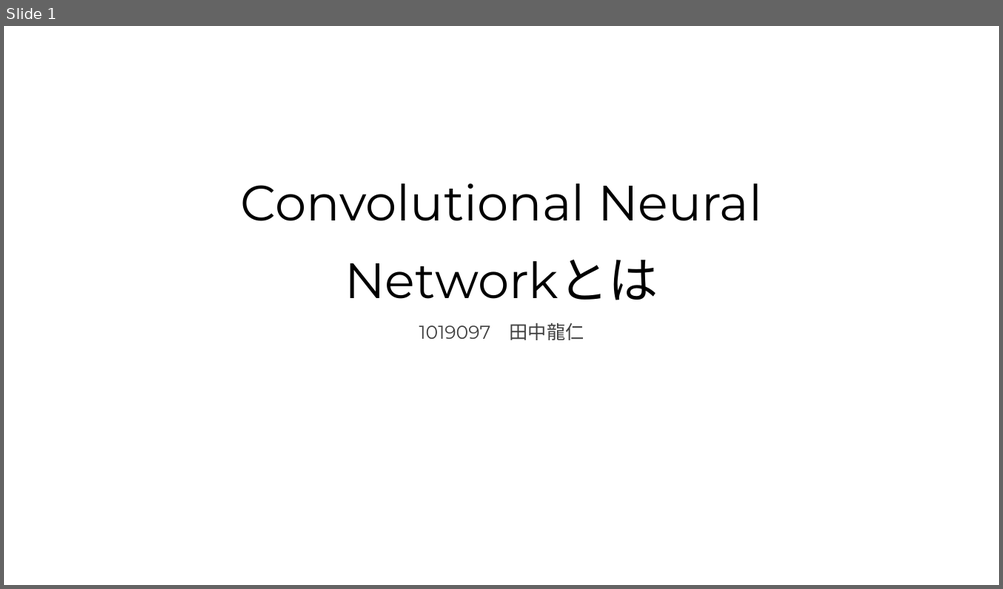
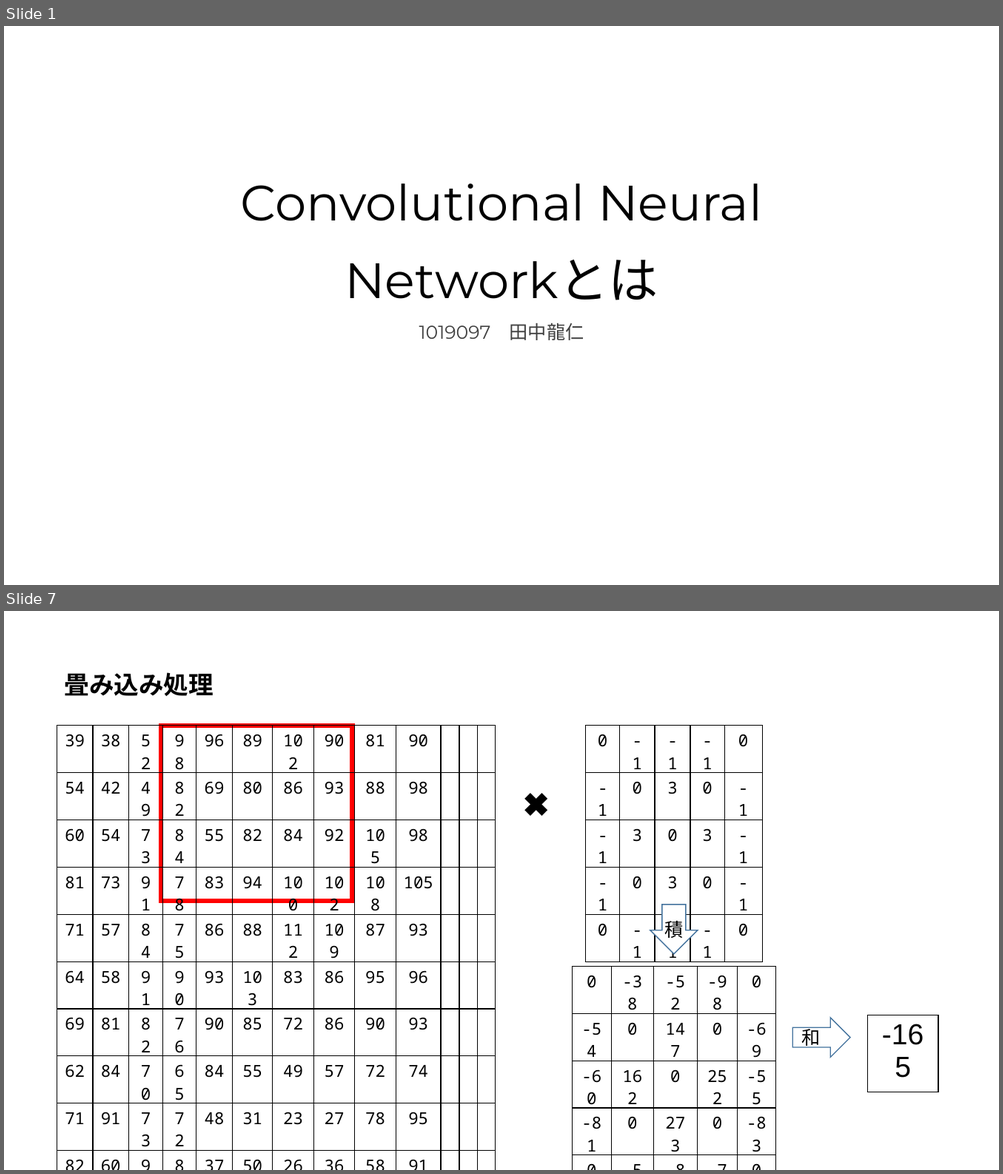
Before and after one commit to Harrry1206/-Graduation-research2, a slide deck: Convolutional Neural Networkとは.pptx. Shown one above the other, each under a label of ours: slide 1 before the commit, slides 1 and 7 after it; the slides between them are not shown. The pictures are 1003x589 and 1003x1174 pixels, drawn with LibreOffice and Linux fonts; fonts in the diff are those of the drawing. Boxes give left, top, right and bottom in pixels: in the first picture for what was removed or moved away, otherwise in the second. Text is boxed around its words. In the diff, an @@ line names an element or a change of style, - is before the commit and + after.

```diff
--- a/Convolutional Neural Networkとは.pptx
+++ b/Convolutional Neural Networkとは.pptx
@@ slide 7 added at [4,611,999,1170], background #FFFFFF @@
@@ title added at [64,672,213,696], 24 pt, text #000000, bold @@
+畳み込み処理
@@ table added at [57,726,494,1134], 13 rows, 13 columns @@
+39 | 38 | 52 | 98 | 96 | 89 | 102 | 90 | 81 | 90 |  |  | 
+54 | 42 | 49 | 82 | 69 | 80 | 86 | 93 | 88 | 98 |  |  | 
+60 | 54 | 73 | 84 | 55 | 82 | 84 | 92 | 105 | 98 |  |  | 
+81 | 73 | 91 | 78 | 83 | 94 | 100 | 102 | 108 | 105 |  |  | 
+71 | 57 | 84 | 75 | 86 | 88 | 112 | 109 | 87 | 93 |  |  | 
+64 | 58 | 91 | 90 | 93 | 103 | 83 | 86 | 95 | 96 |  |  | 
+69 | 81 | 82 | 76 | 90 | 85 | 72 | 86 | 90 | 93 |  |  | 
+62 | 84 | 70 | 65 | 84 | 55 | 49 | 57 | 72 | 74 |  |  | 
+71 | 91 | 73 | 72 | 48 | 31 | 23 | 27 | 78 | 95 |  |  | 
+82 | 60 | 90 | 89 | 37 | 50 | 26 | 36 | 58 | 91 |  |  | 
+ |  |  |  |  |  |  |  |  |  |  |  | 
+ |  |  |  |  |  |  |  |  |  |  |  | 
+ |  |  |  |  |  |  |  |  |  |  |  | 
@@ rectangle added at [161,726,353,902], outline #FF0000 4.5 pt @@
@@ table added at [585,726,762,1159], 5 rows, 5 columns @@
+0 | - 1 | - 1 | - 1 | 0
+- 1 | 0 | 3 | 0 | - 1
+- 1 | 3 | 0 | 3 | - 1
+- 1 | 0 | 3 | 0 | - 1
+0 | - 1 | - 1 | - 1 | 0
@@ text added at [516,780,558,827], 32 pt, text #000000, bold @@
+✖
@@ down arrow added at [650,905,698,954], fill #FFFFFF, outline #43739E 1 pt, 18 pt, text #FFFFFF @@
+wa
@@ text added at [664,920,683,938], 18 pt, text #000000 @@
+積
@@ table added at [572,967,776,1133], 5 rows, 5 columns @@
+0 | -38 | -52 | -98 | 0
+-54 | 0 | 147 | 0 | -69
+-60 | 162 | 0 | 252 | -55
+-81 | 0 | 273 | 0 | -83
+0 | -57 | -84 | -75 | 0
@@ right arrow added at [793,1019,850,1058], fill #FFFFFF, outline #43739E 1 pt, 18 pt, text #000000 @@
+和e
@@ table added at [868,1015,938,1058], 1 rows, 1 columns @@
+-165
```
Also in this commit, not shown: 1 slide changed, 9 other slides added, 1 slide removed.
